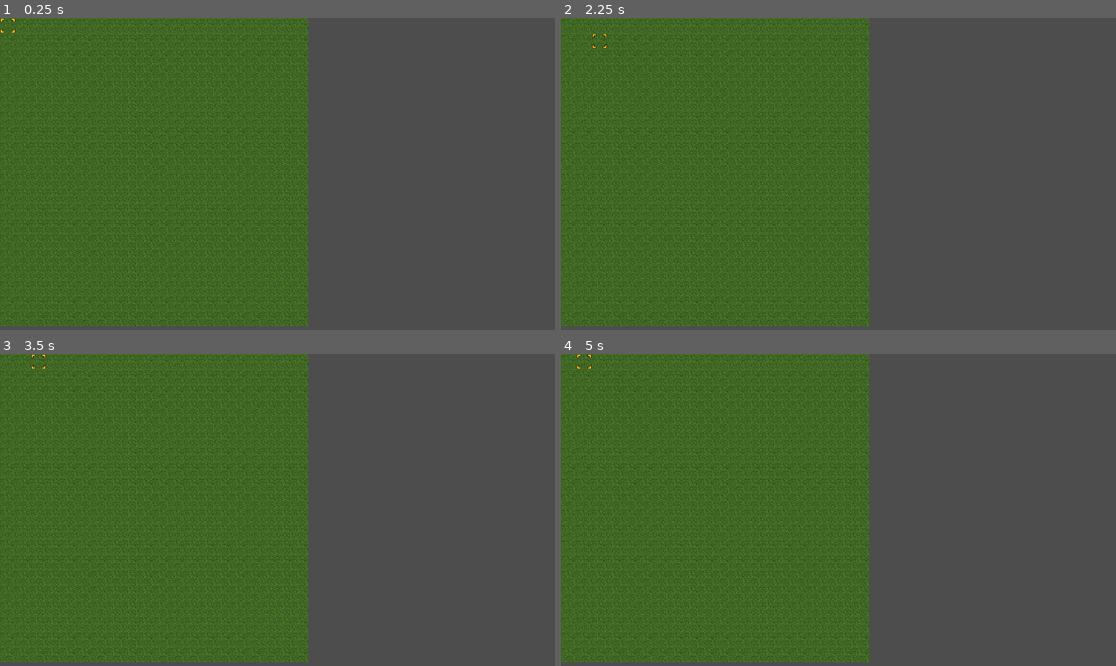
Above: before the commit, frames 1-4 (two rows, left to right).
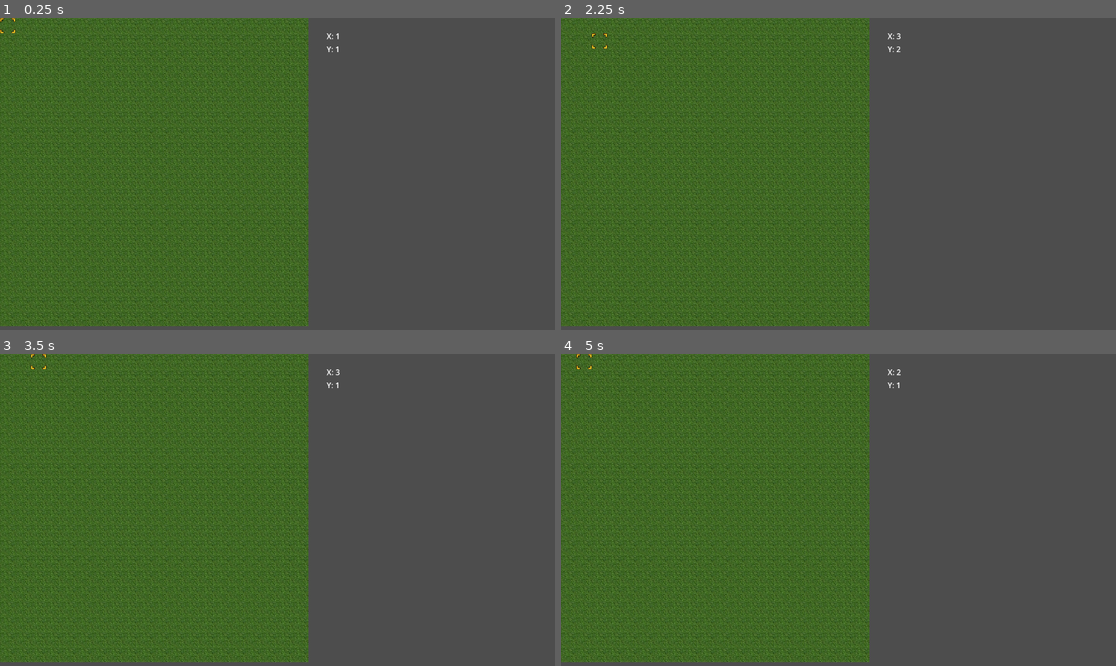
Above: after the commit, the same moments.

Repository: Gavello685/Project-Lovelace
Game: Godot game, scene res://main_node.tscn
Two runs of this game, one before a commit and one after it. Both use one fixed random seed, a clock stepped at 60 frames per second and the inputs below.
Inputs:
- Up to frame 1 (0.25 s): no input
- Up to frame 2 (2.25 s): tap Enter at 0.5 s; hold Right (right) 0.53-1.28 s; tap Space at 1.25 s; hold S (down) 1.28-2.03 s; hold Right (right) from 2.03 s (still down)
- Up to frame 3 (3.5 s): tap Enter at 2.75 s; release Right (right) at 2.78 s; hold Up (up) from 2.78 s (still down)
- Up to frame 4 (5 s): tap Space at 3.5 s; release Up (up) at 3.53 s; hold A (left) from 3.53 s (still down); tap Enter at 4.25 s

The runs differ from the first frame. In frame 1, less than 0.1% of the frame differs, in the area x 0-62%, y 0-11%; in frame 2, less than 0.1%, in the area x 5-62%, y 4-11%; in frame 3, less than 0.1%; in frame 4, less than 0.1%.

Commit message:
Added coordinate labels
Also added dirt tile sprite

Diff:
--- a/CursorNode.gd
+++ b/CursorNode.gd
@@ -1,6 +1,6 @@
 extends CharacterBody2D
 
-var tile_size = 32
+@onready var mapInfo = get_node("/root/MainNode")
 var inputs = {
 	"right": Vector2.RIGHT,
 	"left": Vector2.LEFT,
@@ -8,10 +8,13 @@
 	"down": Vector2.DOWN,
 }
 
+func _ready():
+	pass
+
 func _unhandled_input(event):
 	for dir in inputs.keys():
 		if event.is_action_pressed(dir):
-			move(dir)
+				move(dir)
 
 func move(dir):
-	position += inputs[dir] * tile_size
+	position += inputs[dir] * mapInfo.tileSize
--- a/MainNode.gd
+++ b/MainNode.gd
@@ -1,7 +1,14 @@
 extends Node
 
 @onready var _cursor = $CursorNode/AnimatedSprite2D
-@onready var _cursorChar = $CursorNode
+@onready var _cursorSprite = $CursorNode
+@onready var _Xlabel = $XLabel
+@onready var _YLabel = $YLabel
+var tileSize = 32
+var mapWidth = 20
+var mapHeight = 20
+var xPos = 0
+var yPos = 0
 
 # Called when the node enters the scene tree for the first time.
 func _ready():
@@ -10,18 +17,22 @@
 
 # Called every frame. 'delta' is the elapsed time since the previous frame.
 func _process(delta):
+	xPos = (_cursorSprite.position.x - tileSize/2) / tileSize + 1
+	yPos = (_cursorSprite.position.y - tileSize/2) / tileSize + 1
 	_cursor.play("default")
+	_Xlabel.text = "X: " + str(xPos)
+	_YLabel.text = "Y: " + str(yPos)
 	pass
 
 
 func _drawMap():
-	var x = -16
-	var y = -16
-	for n in 20:
-		y = -16
-		x += 32
-		for j in 20:
-			y += 32
+	var x = -tileSize/2
+	var y = -tileSize/2
+	for n in mapWidth:
+		y = -tileSize/2
+		x += tileSize
+		for j in mapHeight:
+			y += tileSize
 			var tileBody = StaticBody2D.new()
 			var tileCol = CollisionShape2D.new()
 			tileBody.add_child(tileCol)
--- a/main_node.tscn
+++ b/main_node.tscn
@@ -1,9 +1,11 @@
-[gd_scene load_steps=6 format=3 uid="uid://cqfr5rq5ridlm"]
+[gd_scene load_steps=7 format=3 uid="uid://cqfr5rq5ridlm"]
 
 [ext_resource type="Script" path="res://MainNode.gd" id="1_eacd3"]
 [ext_resource type="Script" path="res://CursorNode.gd" id="2_cpovr"]
 [ext_resource type="Texture2D" uid="uid://dfos13rrtyuob" path="res://cursor1.png" id="2_pt5jf"]
 [ext_resource type="Texture2D" uid="uid://d3rduhhwe1kym" path="res://cursor2.png" id="3_pwgdk"]
+
+[sub_resource type="RectangleShape2D" id="RectangleShape2D_64h7u"]
 
 [sub_resource type="SpriteFrames" id="SpriteFrames_xlfar"]
 animations = [{
@@ -29,7 +31,19 @@
 script = ExtResource("2_cpovr")
 
 [node name="CollisionShape2D" type="CollisionShape2D" parent="CursorNode"]
+shape = SubResource("RectangleShape2D_64h7u")
 
 [node name="AnimatedSprite2D" type="AnimatedSprite2D" parent="CursorNode"]
 sprite_frames = SubResource("SpriteFrames_xlfar")
-frame_progress = 0.682002
+
+[node name="XLabel" type="Label" parent="."]
+offset_left = 678.0
+offset_top = 26.0
+offset_right = 718.0
+offset_bottom = 49.0
+
+[node name="YLabel" type="Label" parent="."]
+offset_left = 678.0
+offset_top = 53.0
+offset_right = 718.0
+offset_bottom = 76.0
Binary file added: dirt.png
Not shown, added: dirt.png.import
